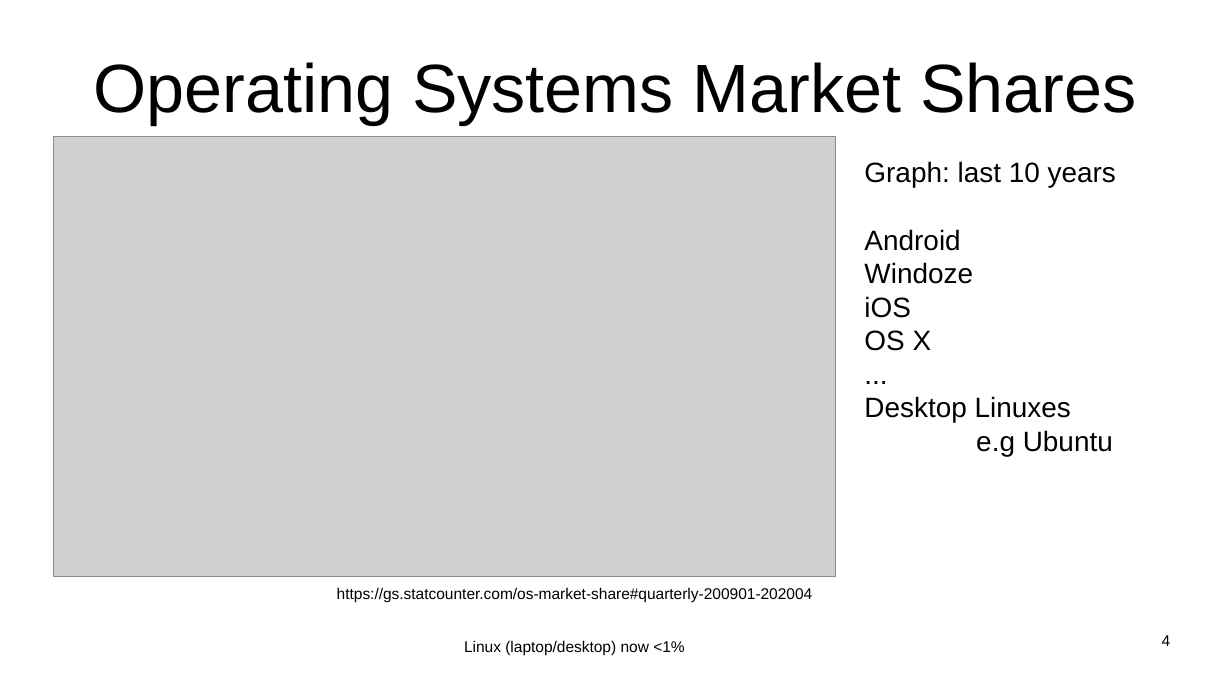
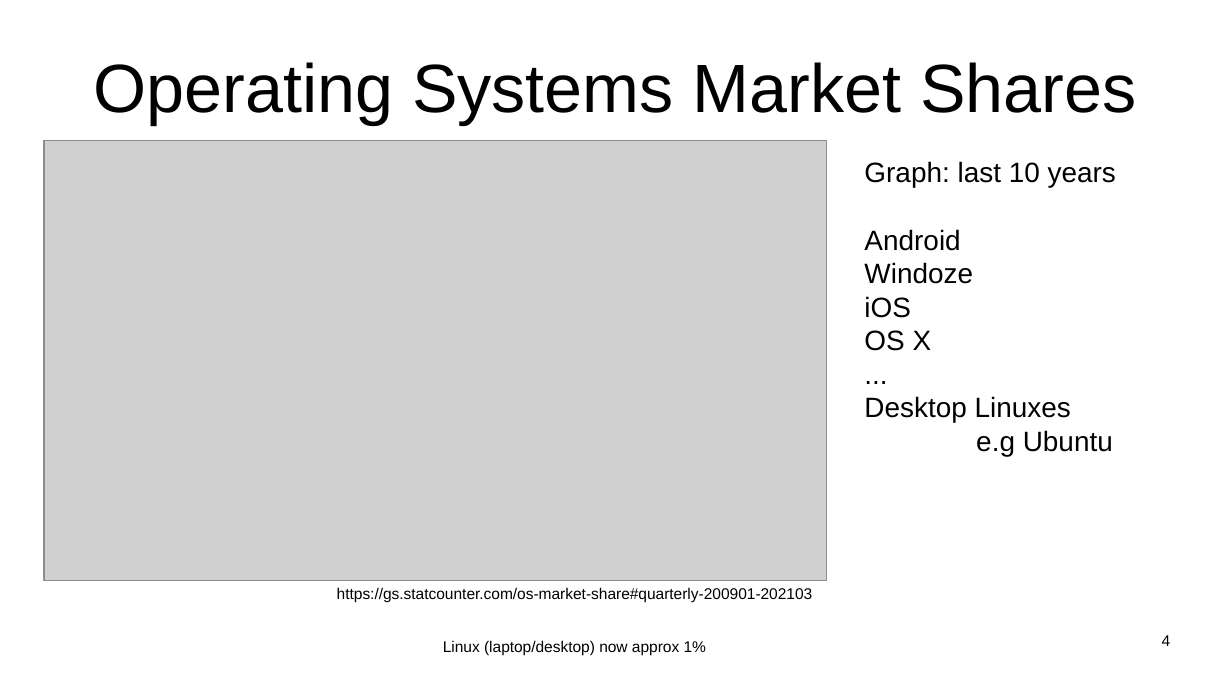
Before and after one commit to sftcd/witidtm, a slide deck: slide 4 of lectures/2021-2022/400-machines.odp. Drawn at 1232x693 pixels with LibreOffice and Linux fonts; fonts in the diff are those of the drawing; grey boxes stand for pictures. Boxes give left, top, right and bottom in pixels: in the first picture for what was removed or moved away, otherwise in the second. Text is boxed around its words. In the diff, an @@ line names an element or a change of style, - is before the commit and + after.

```diff
--- a/lectures/2021-2022/400-machines.odp
+++ b/lectures/2021-2022/400-machines.odp
@@ picture: place and size @@
-picture at [54, 136, 836, 577]
+picture at [44, 141, 826, 581]
@@ text at [337, 587, 813, 655]: text changed @@
-https://gs.statcounter.com/os-market-share#quarterly-200901-202004
-Linux (laptop/desktop) now <1%
+https://gs.statcounter.com/os-market-share#quarterly-200901-202103
+Linux (laptop/desktop) now approx 1%
```
Also in this commit, not shown: 7 other slides changed, 3 other files.
